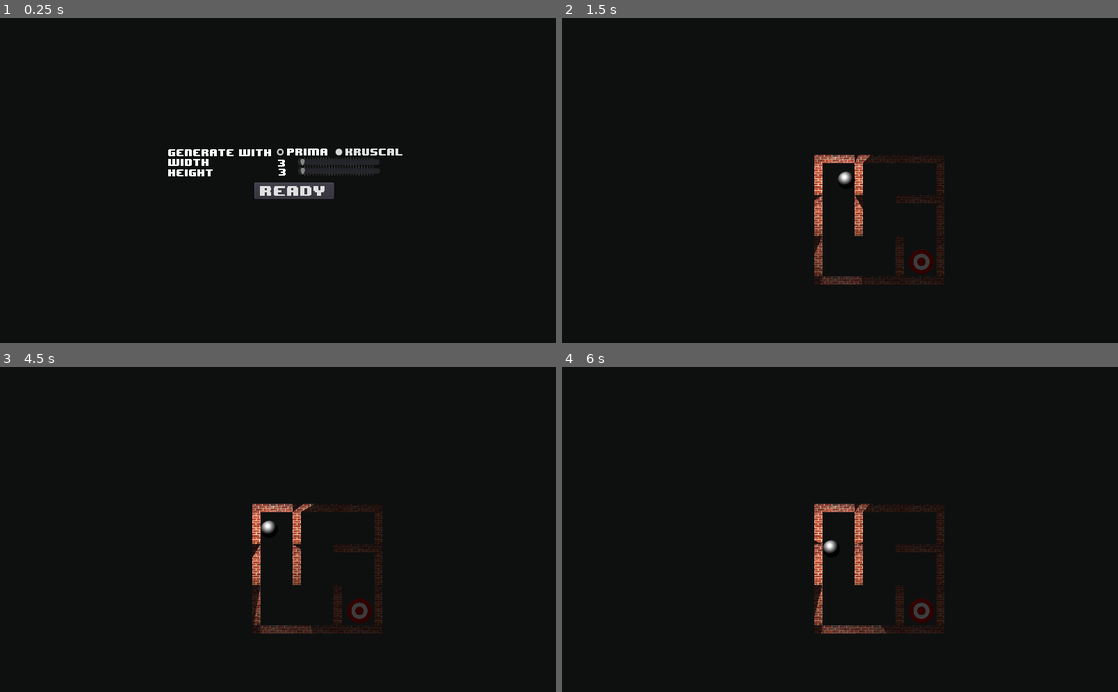
Above: before the commit, frames 1-4 (two rows, left to right).
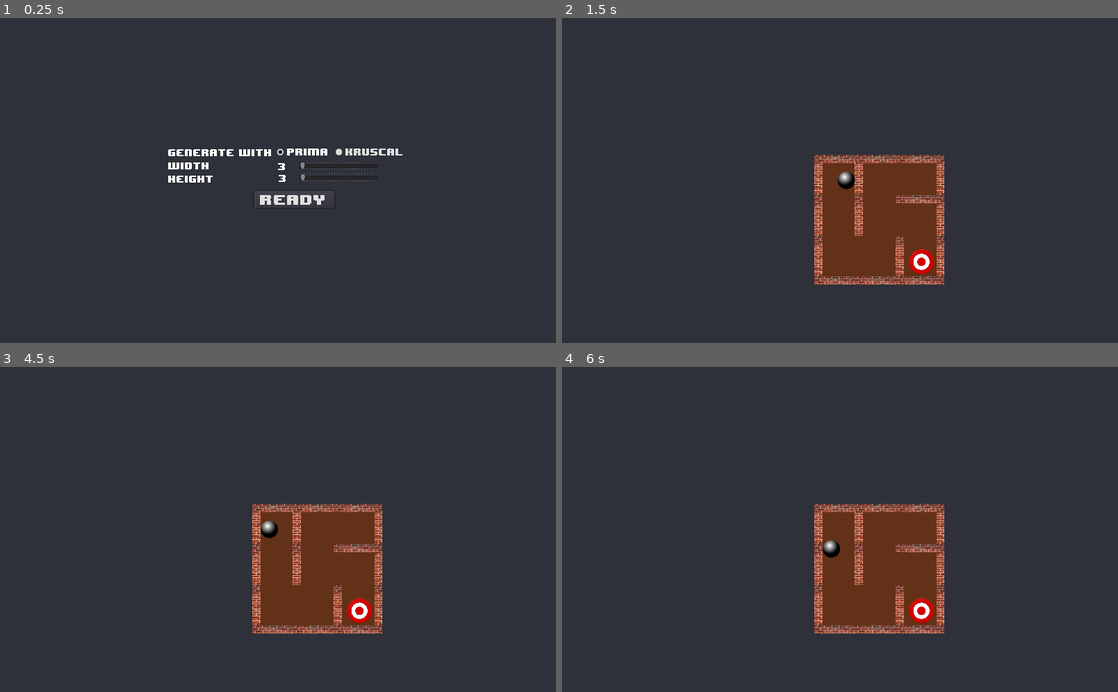
Above: after the commit, the same moments.

Repository: steelsoul/maze
Game: Godot game, scene res://scenes/Main.tscn
The game is run twice, just before and just after one commit, with the same random seed, the same clock (stepped at 60 frames per second) and the same inputs.
Inputs (mouse positions are in pixels of both pictures, inside the frame that each line leads up to):
- Up to frame 1 (0.25 s): no input
- Up to frame 2 (1.5 s): click "Ready" at 0.5 s; tap Enter at 1.25 s; move the mouse to (962, 164) at 1.27 s; hold Right from 1.28 s (still down); click (962, 164) at 1.42 s
- Up to frame 3 (4.5 s): release Right at 2 s; tap Space at 2, 3.5 s; drag from (166, 545) to (361, 610) at 2.02 s; tap Enter at 2.75, 4.25 s; move the mouse to (333, 458) at 2.77 s; hold Right 2.78-3.5 s; drag from (250, 594) to (111, 480) at 3.52 s; move the mouse to (444, 578) at 4.27 s; hold Left from 4.28 s (still down)
- Up to frame 4 (6 s): release Left at 5 s; tap Space at 5 s; drag from (673, 480) to (923, 610) at 5.02 s; move the mouse to (867, 529) at 5.77 s; hold Down from 5.78 s (still down); click (867, 529) at 5.92 s

The runs differ from the first frame. In frame 1, 98% of the frame differs, in the area x 0-100%, y 0-100%; in frame 2, 99%; in frame 3, 99%; in frame 4, 99%.

Commit message:
Make night mode

Diff:
--- a/code/Maze.gd
+++ b/code/Maze.gd
@@ -11,6 +11,7 @@
 	var rep = maze[1]
 	for y in range(dim.y):
 		for x in range(dim.x):
+			$Floor.set_cellv(Vector2(x,y), 1)
 			match rep[MazeGenerator.get_index_from_coord(Vector2(x,y), dim)]:
 				MazeGenerator.CellKind.OPEN:
 					pass
@@ -28,8 +29,10 @@
 				add_occluder_to_shapes(x+1,y+1,CellType.ADDITIONAL)
 	for i in range(dim.x):
 		$Map.set_cellv(Vector2(i, dim.y), 0)
+		add_occluder_to_shapes(i, dim.y, CellType.UP)
 	for i in range(dim.y):
 		$Map.set_cellv(Vector2(dim.x, i), 1)
+		add_occluder_to_shapes(dim.x, i, CellType.LEFT)
 	$Map.set_cellv(Vector2(dim.x, dim.y), 2)
 
 func check_corner_case_condition(rep, dim, x, y):
@@ -63,12 +66,11 @@
 	emit_signal("game_over")
 
 func add_occluder_to_shapes(x, y, cellkind):
-	#if x == 0 || y == 0: return
 	var cell_position = $Map.map_to_world(Vector2(x,y), false) * $Map.scale
 	var light_occluder = LightOccluder2D.new()
 	var poly = OccluderPolygon2D.new()
 	poly.closed = true
-	poly.cull_mode = OccluderPolygon2D.CULL_CLOCKWISE
+	poly.cull_mode = OccluderPolygon2D.CULL_DISABLED
 	var points_array = []
 	if cellkind == CellType.CLOSE:
 		points_array = [Vector2(0,0), Vector2(75,0), Vector2(75,15), Vector2(15,15),
@@ -85,3 +87,7 @@
 	light_occluder.set_occluder_polygon(poly)
 	#$ShadowCasters.call_deferred("add_child", light_occluder)
 	$ShadowCasters.add_child(light_occluder)
+
+func set_night_mode():
+	$CanvasModulate.show()
+	$ShadowCasters.show()
--- a/code/Player.gd
+++ b/code/Player.gd
@@ -9,6 +9,7 @@
 func deactivate():
 	$Camera2D.current = false
 	is_activated = false
+	$Light2D.hide()
 
 func set_direction_from_keyboard_input():
 	var direct_vector = Vector2.ZERO
@@ -38,3 +39,6 @@
 
 	if direct_vector.length_squared() > 0.25:
 		move_and_collide(direct_vector)
+
+func turn_light_on():
+	$Light2D.show()
--- a/project.godot
+++ b/project.godot
@@ -37,6 +37,7 @@
 boot_splash/image="res://arts/ball_sprite.png"
 boot_splash/fullsize=false
 boot_splash/use_filter=false
+boot_splash/bg_color=Color( 0.196078, 0.231373, 0.235294, 1 )
 config/icon="res://arts/maze.png"
 
 [display]
@@ -61,5 +62,5 @@
 
 quality/driver/driver_name="GLES2"
 vram_compression/import_etc=true
-environment/default_clear_color=Color( 0.054902, 0.0627451, 0.0627451, 1 )
+environment/default_clear_color=Color( 0.180392, 0.192157, 0.227451, 1 )
 environment/default_environment="res://resource/default_env.tres"
--- a/scenes/Configuration.tscn
+++ b/scenes/Configuration.tscn
@@ -8,8 +8,7 @@
 [node name="Configuration" type="Node2D"]
 script = ExtResource( 1 )
 __meta__ = {
-"_edit_group_": true,
-"_edit_lock_": true
+"_edit_group_": true
 }
 
 [node name="Label" type="Label" parent="."]
@@ -53,9 +52,9 @@
 [node name="LabelWidth" type="Label" parent="."]
 anchor_top = 0.5
 anchor_bottom = 0.5
-margin_top = 18.0
-margin_right = 42.0
-margin_bottom = 29.0
+margin_top = 25.0
+margin_right = 80.0
+margin_bottom = 41.0
 custom_fonts/font = ExtResource( 4 )
 text = "Width:"
 __meta__ = {
@@ -68,9 +67,9 @@
 [node name="LabelHeight" type="Label" parent="."]
 anchor_top = 0.5
 anchor_bottom = 0.5
-margin_top = 36.6415
-margin_right = 46.0
-margin_bottom = 50.6415
+margin_top = 48.6415
+margin_right = 88.0
+margin_bottom = 64.6415
 custom_fonts/font = ExtResource( 4 )
 text = "Height:"
 __meta__ = {
@@ -82,9 +81,9 @@
 
 [node name="Button" type="Button" parent="."]
 margin_left = 159.35
-margin_top = 63.5638
+margin_top = 79.5638
 margin_right = 251.35
-margin_bottom = 85.5638
+margin_bottom = 101.564
 rect_scale = Vector2( 1.6, 1.4 )
 custom_fonts/font = ExtResource( 4 )
 text = "Ready"
--- a/scenes/Maze.tscn
+++ b/scenes/Maze.tscn
@@ -1,23 +1,121 @@
-[gd_scene load_steps=11 format=2]
+[gd_scene load_steps=16 format=2]
 
 [ext_resource path="res://code/Maze.gd" type="Script" id=1]
 [ext_resource path="res://arts/brick_wall.png" type="Texture" id=2]
+[ext_resource path="res://arts/floor_3.png" type="Texture" id=3]
 [ext_resource path="res://scenes/Goal.tscn" type="PackedScene" id=4]
 [ext_resource path="res://scenes/Player.tscn" type="PackedScene" id=5]
-
-[sub_resource type="ConvexPolygonShape2D" id=1]
+[ext_resource path="res://arts/floor_4.png" type="Texture" id=6]
+[ext_resource path="res://arts/floor_2.png" type="Texture" id=7]
+[ext_resource path="res://arts/floor_1.png" type="Texture" id=8]
+
+[sub_resource type="TileSet" id=1]
+0/name = "floor_1.png 0"
+0/texture = ExtResource( 8 )
+0/tex_offset = Vector2( 0, 0 )
+0/modulate = Color( 1, 1, 1, 1 )
+0/region = Rect2( 0, 0, 150, 150 )
+0/tile_mode = 1
+0/autotile/bitmask_mode = 0
+0/autotile/bitmask_flags = [  ]
+0/autotile/icon_coordinate = Vector2( 0, 0 )
+0/autotile/tile_size = Vector2( 150, 150 )
+0/autotile/spacing = 0
+0/autotile/occluder_map = [  ]
+0/autotile/navpoly_map = [  ]
+0/autotile/priority_map = [  ]
+0/autotile/z_index_map = [  ]
+0/occluder_offset = Vector2( 0, 0 )
+0/navigation_offset = Vector2( 0, 0 )
+0/shape_offset = Vector2( 0, 0 )
+0/shape_transform = Transform2D( 1, 0, 0, 1, 0, 0 )
+0/shape_one_way = false
+0/shape_one_way_margin = 0.0
+0/shapes = [  ]
+0/z_index = 0
+1/name = "floor_2.png 1"
+1/texture = ExtResource( 7 )
+1/tex_offset = Vector2( 0, 0 )
+1/modulate = Color( 1, 1, 1, 1 )
+1/region = Rect2( 0, 0, 150, 150 )
+1/tile_mode = 1
+1/autotile/bitmask_mode = 0
+1/autotile/bitmask_flags = [  ]
+1/autotile/icon_coordinate = Vector2( 0, 0 )
+1/autotile/tile_size = Vector2( 150, 150 )
+1/autotile/spacing = 0
+1/autotile/occluder_map = [  ]
+1/autotile/navpoly_map = [  ]
+1/autotile/priority_map = [  ]
+1/autotile/z_index_map = [  ]
+1/occluder_offset = Vector2( 0, 0 )
+1/navigation_offset = Vector2( 0, 0 )
+1/shape_offset = Vector2( 0, 0 )
+1/shape_transform = Transform2D( 1, 0, 0, 1, 0, 0 )
+1/shape_one_way = false
+1/shape_one_way_margin = 0.0
+1/shapes = [  ]
+1/z_index = 0
+2/name = "floor_3.png 2"
+2/texture = ExtResource( 3 )
+2/tex_offset = Vector2( 0, 0 )
+2/modulate = Color( 1, 1, 1, 1 )
+2/region = Rect2( 0, 0, 150, 150 )
+2/tile_mode = 1
+2/autotile/bitmask_mode = 0
+2/autotile/bitmask_flags = [  ]
+2/autotile/icon_coordinate = Vector2( 0, 0 )
+2/autotile/tile_size = Vector2( 150, 150 )
+2/autotile/spacing = 0
+2/autotile/occluder_map = [  ]
+2/autotile/navpoly_map = [  ]
+2/autotile/priority_map = [  ]
+2/autotile/z_index_map = [  ]
+2/occluder_offset = Vector2( 0, 0 )
+2/navigation_offset = Vector2( 0, 0 )
+2/shape_offset = Vector2( 0, 0 )
+2/shape_transform = Transform2D( 1, 0, 0, 1, 0, 0 )
+2/shape_one_way = false
+2/shape_one_way_margin = 0.0
+2/shapes = [  ]
+2/z_index = 0
+3/name = "floor_4.png 3"
+3/texture = ExtResource( 6 )
+3/tex_offset = Vector2( 0, 0 )
+3/modulate = Color( 1, 1, 1, 1 )
+3/region = Rect2( 0, 0, 150, 150 )
+3/tile_mode = 1
+3/autotile/bitmask_mode = 0
+3/autotile/bitmask_flags = [  ]
+3/autotile/icon_coordinate = Vector2( 0, 0 )
+3/autotile/tile_size = Vector2( 150, 150 )
+3/autotile/spacing = 0
+3/autotile/occluder_map = [  ]
+3/autotile/navpoly_map = [  ]
+3/autotile/priority_map = [  ]
+3/autotile/z_index_map = [  ]
+3/occluder_offset = Vector2( 0, 0 )
+3/navigation_offset = Vector2( 0, 0 )
+3/shape_offset = Vector2( 0, 0 )
+3/shape_transform = Transform2D( 1, 0, 0, 1, 0, 0 )
+3/shape_one_way = false
+3/shape_one_way_margin = 0.0
+3/shapes = [  ]
+3/z_index = 0
+
+[sub_resource type="ConvexPolygonShape2D" id=2]
 points = PoolVector2Array( 150, 30, 0, 30, 0, 0, 150, 0 )
 
-[sub_resource type="ConvexPolygonShape2D" id=2]
+[sub_resource type="ConvexPolygonShape2D" id=3]
 points = PoolVector2Array( 0, 0, 30, 0, 30, 150, 0, 150 )
 
-[sub_resource type="ConvexPolygonShape2D" id=3]
+[sub_resource type="ConvexPolygonShape2D" id=4]
 points = PoolVector2Array( 0, 0, 32, 0, 32, 32, 0, 32 )
 
-[sub_resource type="ConvexPolygonShape2D" id=4]
+[sub_resource type="ConvexPolygonShape2D" id=5]
 points = PoolVector2Array( 0, 150, 0, 150, 0, 0, 150, 0, 150, 32, 32, 32, 32, 150 )
 
-[sub_resource type="TileSet" id=5]
+[sub_resource type="TileSet" id=6]
 0/name = "brick_wall.png 0"
 0/texture = ExtResource( 2 )
 0/tex_offset = Vector2( 0, 0 )
@@ -84,32 +182,38 @@
 3/navigation_offset = Vector2( 0, 0 )
 3/shape_offset = Vector2( 0, 0 )
 3/shape_transform = Transform2D( 1, 0, 0, 1, 0, 0 )
-3/shape = SubResource( 3 )
+3/shape = SubResource( 4 )
 3/shape_one_way = false
 3/shape_one_way_margin = 1.0
 3/shapes = [ {
 "autotile_coord": Vector2( 0, 0 ),
 "one_way": false,
 "one_way_margin": 1.0,
-"shape": SubResource( 3 ),
+"shape": SubResource( 4 ),
 "shape_transform": Transform2D( 1, 0, 0, 1, 0, 0 )
 }, {
 "autotile_coord": Vector2( 0, 0 ),
 "one_way": false,
 "one_way_margin": 1.0,
-"shape": SubResource( 4 ),
+"shape": SubResource( 5 ),
 "shape_transform": Transform2D( 1, 0, 0, 1, 0, 0 )
 } ]
 3/z_index = 0
 
-[sub_resource type="ShaderMaterial" id=6]
+[sub_resource type="ShaderMaterial" id=7]
 
 [node name="Maze" type="Node2D"]
 script = ExtResource( 1 )
 
+[node name="Floor" type="TileMap" parent="."]
+scale = Vector2( 0.5, 0.5 )
+tile_set = SubResource( 1 )
+cell_size = Vector2( 150, 150 )
+format = 1
+
 [node name="Map" type="TileMap" parent="."]
 scale = Vector2( 0.5, 0.5 )
-tile_set = SubResource( 5 )
+tile_set = SubResource( 6 )
 cell_size = Vector2( 150, 150 )
 occluder_light_mask = 2
 format = 1
@@ -165,10 +269,16 @@
 }
 
 [node name="CanvasModulate" type="CanvasModulate" parent="."]
-material = SubResource( 6 )
-color = Color( 0.235294, 0.235294, 0.235294, 1 )
+visible = false
+material = SubResource( 7 )
+color = Color( 0.156863, 0.156863, 0.156863, 1 )
 
 [node name="ShadowCasters" type="Node2D" parent="."]
+visible = false
+
+[node name="Timer" type="Timer" parent="."]
+autostart = true
 [connection signal="reach_goal" from="Goal" to="." method="_on_Goal_reach_goal"]
 [connection signal="pressed" from="CanvasLayer/Button" to="." method="_on_Button_pressed"]
 [connection signal="pressed" from="CanvasLayer/Button2" to="." method="_on_Button2_pressed"]
+[connection signal="timeout" from="Timer" to="." method="_on_Timer_timeout"]
--- a/scenes/Player.tscn
+++ b/scenes/Player.tscn
@@ -26,9 +26,10 @@
 limit_smoothed = true
 drag_margin_h_enabled = true
 drag_margin_v_enabled = true
-smoothing_enabled = true
+smoothing_speed = 10.0
 
 [node name="Light2D" type="Light2D" parent="."]
+visible = false
 texture = ExtResource( 3 )
 range_z_min = -512
 range_z_max = 512
Binary file added: arts/floor_1.png
Binary file added: arts/floor_2.png
Binary file added: arts/floor_3.png
Binary file added: arts/floor_4.png
Not shown: 2 places in scenes/Maze.tscn that only renumber resources
Not shown, added: .gitignore
